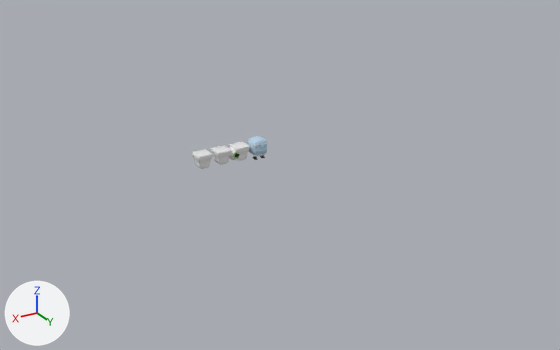
Two versions of the FBX model 3Dmodels/Character/Cube_rigged.fbx, one commit apart.
Before and after are seen from a 50 mm lens placed at (49.6, 88.8, 40.9), pointed at (1.7, 8.9, 1.0). Lighting does not change. The marker at lower left points along +X, +Y and +Z. Where no turn or scale is listed for an object, it has been applied to the vertices.

The older version as bpy lines, for what is in view:
```python
mat_body = principled_material('Body')
mat_body.base_color = (0.473, 0.643, 0.8)  # blue #b7d2e7
mat_body.roughness = 0.69
me_body = bpy.data.meshes.new('Body')
me_body.from_pydata(...)  # 564 vertices, 1096 faces; spans x -1.23..1.34, y -1.28..1.3, z -1.33..1.25
me_body.materials.append(mat_body)  # blue #b7d2e7
me_mesh = bpy.data.meshes.new('Mesh')
me_mesh.from_pydata(...)  # 832 vertices, 840 faces; spans x -1.1..9.68, y -1.1..1.1, z -1.0..1.0
me_mesh.materials.append(mat_eyes)  # white #e7e7e7
me_mesh_002 = bpy.data.meshes.new('Mesh.002')
me_mesh_002.from_pydata(...)  # 652 vertices, 648 faces; spans x -0.94..4.71, y -0.95..0.96, z -0.95..0.95
# faces by material slot: [540, 36, 72]
me_mesh_002.materials.append(mat_eyes)  # white #e7e7e7
me_mesh_002.materials.append(mat_pupil)  # black #181818
me_mesh_002.materials.append(mat_iris)  # green #8dc95b
me_plane = bpy.data.meshes.new('Plane')
me_plane.from_pydata(...)  # 18 vertices, 8 faces; spans x -28.8..28.8, y -8.5..24.5, z 0.0..9.0
ob_body = bpy.data.objects.new('Body', me_body)
ob_body.location = (0.0, 0.0, 1.77)
ob_eye = bpy.data.objects.new('Eye', me_mesh_002)
ob_eye.location = (0.0, 0.0, 1.46)
ob_ground = bpy.data.objects.new('Ground', me_plane)
ob_ground.location = (0.27, 0.02, 0.0)
ob_ground.hide_viewport = True
ob_tooth = bpy.data.objects.new('Tooth', me_mesh)
ob_tooth.location = (0.0, 0.0, 1.46)
```
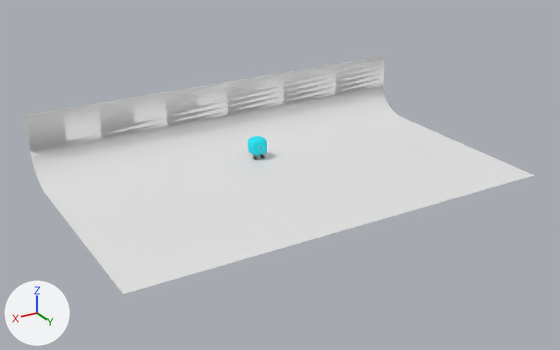
Diff of the bpy script that builds the scene:
```diff
--- a/3Dmodels/Character/Cube_rigged.fbx.py
+++ b/3Dmodels/Character/Cube_rigged.fbx.py
@@ mat_body @@
 mat_body = principled_material('Body')
-mat_body.base_color = (0.473, 0.643, 0.8)  # blue #b7d2e7
+mat_body.base_color = (0.0, 0.691, 0.8)  # cyan #00d9e7
 mat_body.roughness = 0.69
@@ ob_tooth @@
-ob_tooth = bpy.data.objects.new('Tooth', me_mesh)
-ob_tooth.location = (0.0, 0.0, 1.46)
@@ ob_eye @@
-ob_eye = bpy.data.objects.new('Eye', me_mesh_002)
-ob_eye.location = (0.0, 0.0, 1.46)
@@ ob_ground @@
 ob_ground.location = (0.27, 0.02, 0.0)
-ob_ground.hide_viewport = True
```

Where the change shows, as pixel boxes (x1, y1, x2, y2) in the pictures (560 x 350 px):
'Ground', shown: after (26, 56, 534, 294)
'Tooth', deleted: before (191, 140, 268, 169)
'Body', recoloured (blue to cyan): (248, 136, 267, 160) in both
'Eye', deleted: before (229, 147, 240, 160)
